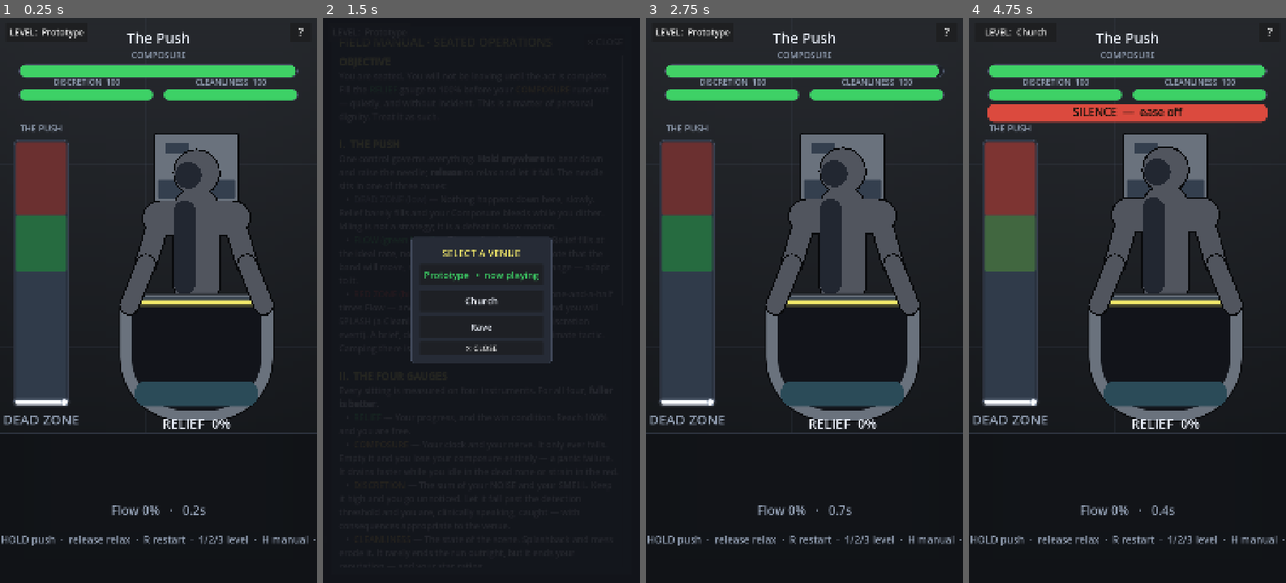
Above: before the commit, frames 1-4 (left to right).
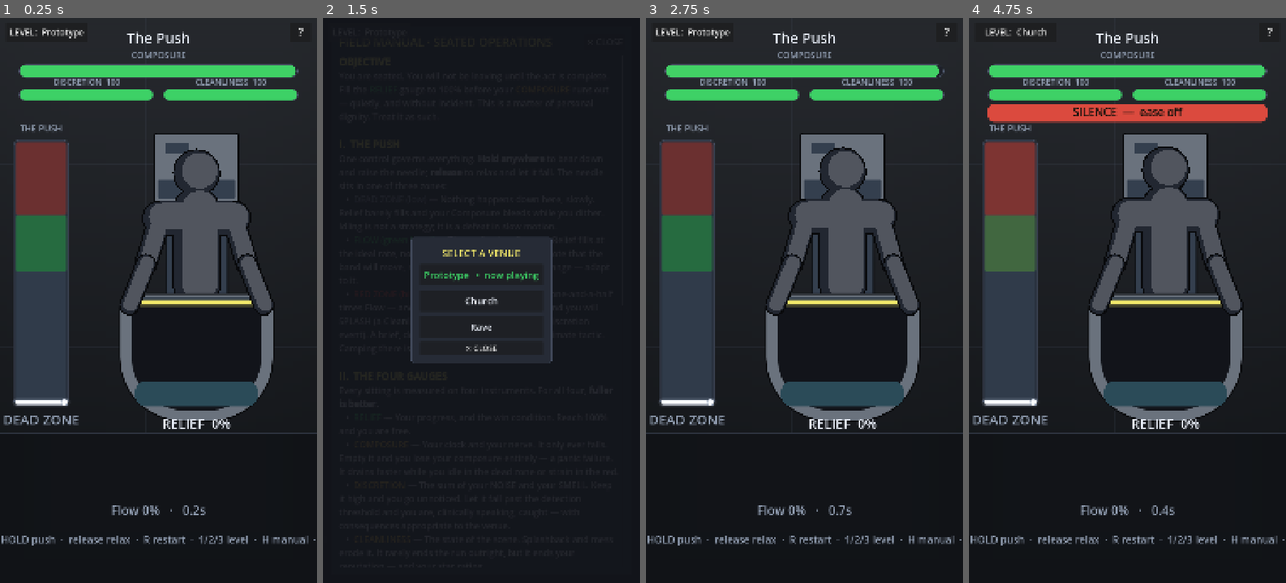
Above: after the commit, the same moments.

Repository: CodeMasterMike/poo-sim
Game: Godot game, scene res://scenes/sit/push_prototype.tscn
Two runs of this game, one before a commit and one after it. Both use one fixed random seed, a clock stepped at 60 frames per second and the inputs below.
Inputs:
- Up to frame 1 (0.25 s): no input
- Up to frame 2 (1.5 s): click "?" at 0.5 s; click "LEVEL: Prototype" at 1.25 s
- Up to frame 3 (2.75 s): click "Prototype • now playing" at 2 s
- Up to frame 4 (4.75 s): click "?" at 2.75 s; click "LEVEL: Prototype" at 3.5 s; click "Church" at 4.25 s

The runs differ from the first frame. In frame 1, 2.2% of the frame differs, in the area x 37-87%, y 23-53%; in frame 2, nothing differs; in frame 3, 2.2%; in frame 4, 2.3%.

Commit message:
Join the toilet up, and shade the man with a rim
Two things that were wrong in the scene art.

The cistern and the bowl were positioned independently — the cistern
sized to frame his head, the bowl to fit the layout — and nothing joined
them, so the tank floated with about h*0.16 of empty background between
it and the bowl. _draw_sitter() now draws a narrower back column from
under the cistern down past the bowl's top edge. It runs behind his
torso, which is where the back of a toilet actually is, and it overlaps
the bowl rather than meeting it, or the seam shows.

The §5 shadow tone was two hand-placed blobs offset inside the torso and
head. On a torso only w*0.144 wide the strip covered half of it and read
as a panel down his front rather than as light from anywhere. It is now
a rim: _shade_limbs() paints the whole figure in the shadow tone and
puts the lit colour back on top, shrunk and shifted up-and-right, so the
shadow survives thickest on the lower-left of every limb.

Both the shrink and the offset are proportional to each limb's own
radius. A fixed offset is fine on the torso and pushes the lit core
straight out through the outline on something as thin as a forearm.

_shade_limbs() also replaces the ink/fill pass duplicated between
_draw_sitter() and _draw_sitter_legs().

Co-Authored-By: Claude Opus 5 <noreply@anthropic.com>

Diff:
--- a/scripts/systems/push_prototype.gd
+++ b/scripts/systems/push_prototype.gd
@@ -488,8 +488,12 @@
 	var strain := h * 0.022 if (_holding_now() and not lost) else 0.0
 	var slump := h * 0.030 if lost else 0.0
 
-	# --- the cistern, behind him and just wider than his shoulders so it frames
-	# him without becoming a slab in its own right ---
+	# --- the toilet's back: cistern, then the neck that carries it down onto the
+	# bowl. The neck is not decoration — without it the cistern and the bowl were
+	# positioned independently and the tank floated with a screen-height's worth
+	# of nothing between them. It runs behind his torso, which is where the back
+	# of a toilet actually is, and overlaps the bowl's top edge so they join. ---
+	_rrect(Rect2(cx - w * 0.100, h * 0.310, w * 0.20, h * 0.195), cera_sh, 6, ink, int(iw))
 	_rrect(Rect2(cx - w * 0.135, h * 0.203, w * 0.27, h * 0.125), cera, 8, ink, int(iw))
 	_rrect(Rect2(cx - w * 0.122, h * 0.286, w * 0.244, h * 0.034), cera_sh, 5)
 	_rrect(Rect2(cx - w * 0.100, h * 0.222, w * 0.075, h * 0.018), cera_sh, 4)  # the flush plate
@@ -516,14 +520,7 @@
 		[shoulder_l, elbow_l, w * 0.032], [shoulder_r, elbow_r, w * 0.032],
 		[head, head, w * 0.070],
 	]
-	for limb in limbs:
-		_limb(limb[0], limb[1], limb[2] + iw, ink)
-	for limb in limbs:
-		_limb(limb[0], limb[1], limb[2], figure)
-	# The one shadow tone (§5: flat + 2-tone, never a gradient) — his left side.
-	_limb(hip + Vector2(-w * 0.038, 0.0), neck + Vector2(-w * 0.038, 0.0), w * 0.034, figure_sh)
-	_limb(head + Vector2(-w * 0.026, h * 0.004), head + Vector2(-w * 0.026, h * 0.004),
-			w * 0.042, figure_sh)
+	_shade_limbs(limbs, ink, figure, figure_sh, iw)
 
 
 ## Knees and forearms, drawn AFTER the bowl so they come back over its front rim.
@@ -553,10 +550,7 @@
 	var limbs := [
 		[elbow_l, hand_l, w * 0.028], [elbow_r, hand_r, w * 0.028],
 	]
-	for limb in limbs:
-		_limb(limb[0], limb[1], limb[2] + iw, ink)
-	for limb in limbs:
-		_limb(limb[0], limb[1], limb[2], figure)
+	_shade_limbs(limbs, ink, figure, PANEL.darkened(0.10), iw)
 
 
 func _scene_cx(w: float) -> float:
@@ -751,6 +745,30 @@
 		draw_polyline_colors(pts, cols, maxf(2.0, w * 0.006), true)
 
 
+## Ink, shadow, then lit core — the three passes that turn a list of limbs into
+## one cel-shaded silhouette. Every outline is laid down before any fill so he
+## reads as a single shape rather than a stack of separately-inked tubes.
+##
+## The shadow is the §5 "one shadow tone", applied as a RIM: the whole figure is
+## painted in the shadow tone, then the lit colour goes back on top, shrunk and
+## shifted up-and-right. It used to be a couple of hand-placed blobs offset
+## inside the torso and head, which on a narrow torso covered half of it and read
+## as a stripe down his front rather than as light coming from anywhere.
+##
+## The shrink and the offset are both proportional to each limb's own radius. A
+## fixed offset works on the torso and pushes the lit core straight out through
+## the outline on something as thin as a forearm.
+func _shade_limbs(limbs: Array, ink: Color, lit: Color, shadow: Color, iw: float) -> void:
+	for limb in limbs:
+		_limb(limb[0], limb[1], limb[2] + iw, ink)
+	for limb in limbs:
+		_limb(limb[0], limb[1], limb[2], shadow)
+	for limb in limbs:
+		var r: float = limb[2]
+		var off := Vector2(r * 0.14, -r * 0.10)
+		_limb(limb[0] + off, limb[1] + off, r * 0.80, lit)
+
+
 ## One round-capped bar. draw_line has no round caps, so each end gets a circle.
 ## Passing the same point twice draws a plain disc — that is how the head is done.
 func _limb(a: Vector2, b: Vector2, r: float, col: Color) -> void:
Not shown, changed: docs/specs/poo-sim-vector-pass.md
